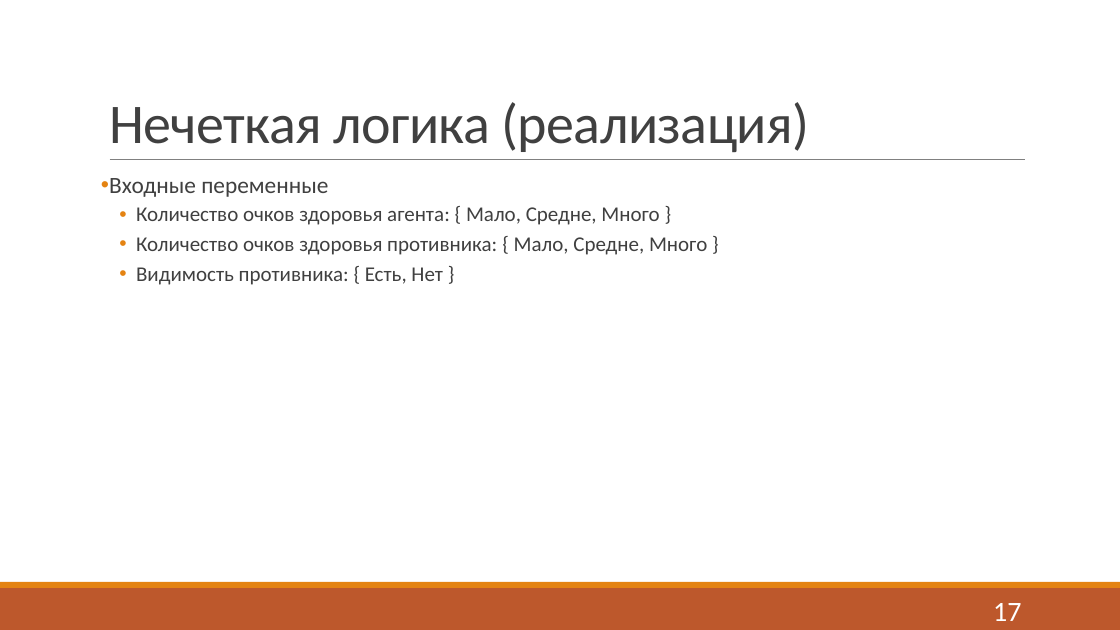
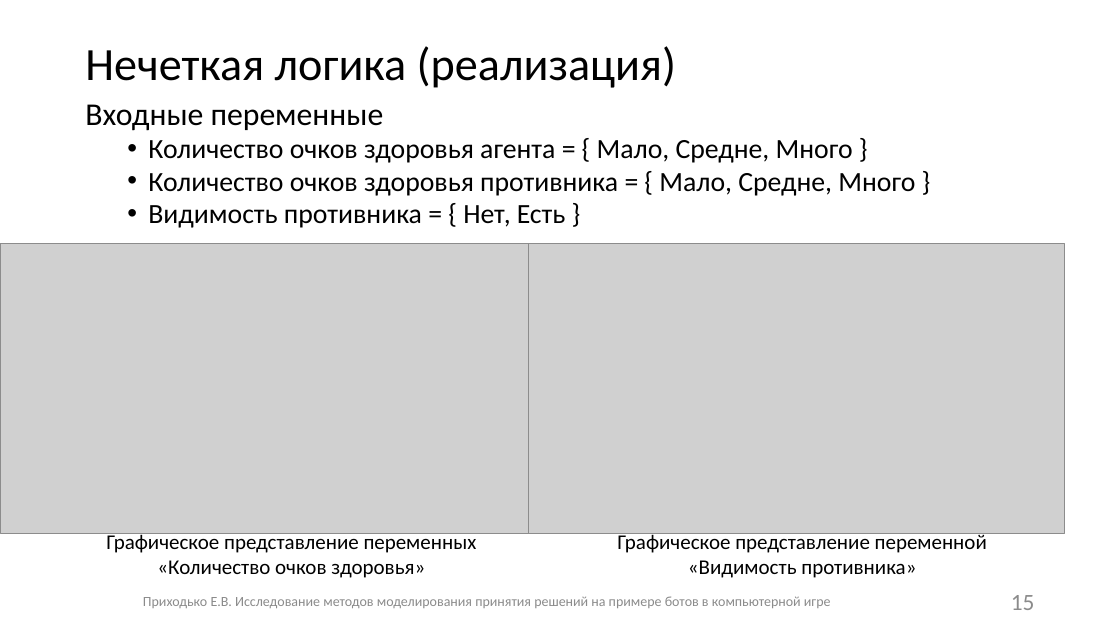
Before and after one commit to Fck-r-sns/Game_AI_thesis, a slide deck: slide 15 of Презентация.pptx (slide 17 before the commit). Drawn at 1120x630 pixels with LibreOffice and Linux fonts; fonts in the diff are those of the drawing; grey boxes stand for pictures. Boxes give left, top, right and bottom in pixels: in the first picture for what was removed or moved away, otherwise in the second. Text is boxed around its words. In the diff, an @@ line names an element or a change of style, - is before the commit and + after.

```diff
--- a/Презентация.pptx
+++ b/Презентация.pptx
@@ title "Нечеткая логика (реализация)": place and size @@
-title "Нечеткая логика (реализация)" at [109, 102, 810, 152]
+title "Нечеткая логика (реализация)" at [85, 46, 676, 88]
@@ title "Нечеткая логика (реализация)" at [85, 46, 676, 88]: size 48 to 39.6 pt, text colour #404040 to #000000, letter spacing -0.5 to 0 pt; line spacing 0.85 to 0.9; vertical alignment bottom to middle @@
@@ text "Входные переменные": place and size @@
-text "Входные переменные" at [109, 178, 707, 285]
+text "Входные переменные" at [85, 104, 915, 228]
@@ text at [85, 104, 384, 131]: size 20 to 27.2 pt, text colour #404040 to #000000 in "Входные переменные"; bullet • to none; line spacing 0.9 to 0.8; less space between paragraphs @@
@@ text at [148, 140, 915, 228]: text changed; size 18 to 23.8 pt; text colour #404040 to #000000 @@
-  • Количество очков здоровья агента: { Мало, Средне, Много }
-  • Количество очков здоровья противника: { Мало, Средне, Много }
-  • Видимость противника: { Есть, Нет }
+  • Количество очков здоровья агента = { Мало, Средне, Много }
+  • Количество очков здоровья противника = { Мало, Средне, Много }
+  • Видимость противника = { Нет, Есть }
@@ line removed from (110, 160) to (1026, 160) @@
@@ picture added at [0, 243, 535, 534] @@
@@ picture added at [528, 243, 1064, 534] @@
@@ text added at [106, 532, 477, 578], 18 pt, text #000000 @@
+Графическое представление переменных
+«Количество очков здоровья»
@@ text added at [617, 532, 987, 578], 18 pt, text #000000 @@
+Графическое представление переменной
+«Видимость противника»
@@ rectangle removed at [0, 588, 1120, 630] @@
@@ rectangle removed at [0, 582, 1120, 588] @@
@@ text added at [143, 596, 831, 608], 12 pt, text #8C8C8C @@
+Приходько Е.В. Исследование методов моделирования принятия решений на примере ботов в компьютерной игре
@@ page number added at [1011, 595, 1035, 610], 20 pt, text #8C8C8C @@
+15
@@ page number removed at [993, 603, 1021, 621] @@
-17
```
Also in this commit, not shown: 18 other slides changed, 8 slides added, 10 slides removed, 1 other file.
